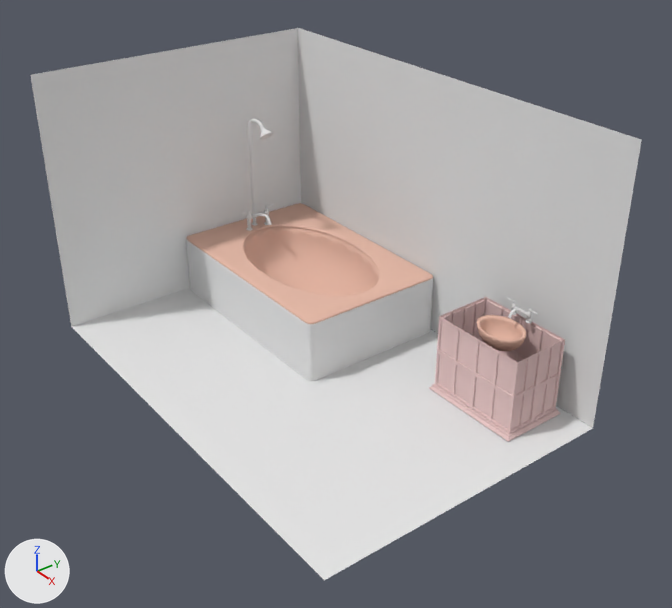
Renders of the Blender file Assets/models/floor_2/bathroom_w/bathroom02g_furniture.blend from each side of a commit.
One viewpoint serves both versions: a 50 mm camera at (20.71, -14.69, 16.99) aimed at (1.15, 0.18, 3.06). The lights are fixed; the arrows at lower left show +X, +Y and +Z.

In view in the first picture: 'Cube', 'floor', 'sink_base', 'sink_bottom_trim', 'tub_basin', 'tub_basin.001', 'tub_marble_top', 'wall_n', 'wall_w'.
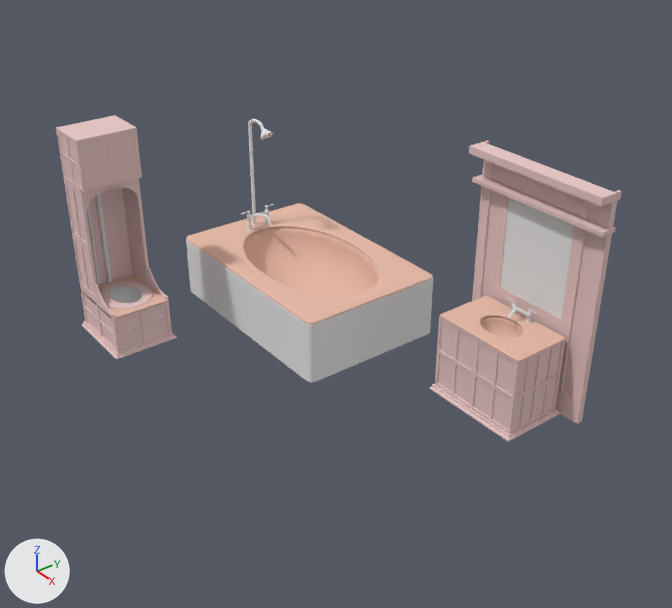
Commit message: bathroom02g_furniture: walls and floor/ceiling meshes removed

What the commit changed:
Object 'floor' (ob_floor) is deleted.
Object 'wall_w' (ob_wall_w) is deleted.
Object 'wall_n' (ob_wall_n) is deleted.
Object 'toilet_seat' (ob_toilet_seat) is now shown.
Object 'mirror' (ob_mirror) is now shown.
Object 'sink_wall_molding' (ob_sink_wall_molding) is now shown.
Object 'Plane.001' (ob_plane_001) is now shown.
Object 'toilet_tank' (ob_toilet_tank) is now shown.
Object 'side_trim_left' (ob_side_trim_left) is now shown.
Object 'base' (ob_base) is now shown.
Object 'sink_bottom_trim.001' (ob_sink_bottom_trim_001) is now shown.
Object 'side_trim_right' (ob_side_trim_right) is now shown.
Object 'toilet_stall' (ob_toilet_stall) is now shown.
Object 'stall_arch.001' (ob_stall_arch_001) is now shown.
Object 'toilet_pipe02' (ob_toilet_pipe02) is now shown.
Object 'toilet_basing' (ob_toilet_basing) is now shown.
Object 'toilet_pipe01' (ob_toilet_pipe01) is now shown.
Object 'toilet_top' (ob_toilet_top) is now shown.

Changed parts and their boxes [x1, y1, x2, y2] in the pictures (672 x 608 px):
'wall_n', deleted: before [297, 28, 642, 428]
'floor', deleted: before [72, 288, 593, 580]
'wall_w', deleted: before [30, 28, 301, 327]
'sink_wall_molding', shown: after [469, 141, 622, 424]
'toilet_stall', shown (brown): after [64, 178, 149, 304]
'mirror', shown: after [500, 198, 574, 319]
'toilet_tank', shown: after [56, 115, 142, 192]
'Plane.001', shown (beige): after [440, 296, 565, 362]
'base', shown: after [80, 289, 172, 353]
'toilet_seat', shown: after [100, 281, 153, 309]
'toilet_top', shown (beige): after [98, 274, 169, 319]
'sink_bottom_trim.001', shown: after [82, 321, 177, 359]
'toilet_basing', shown: after [110, 286, 142, 303]
'toilet_pipe01', shown: after [96, 194, 112, 282]
'stall_arch.001', shown: after [84, 182, 138, 211]
'toilet_pipe02', shown: after [87, 204, 100, 285]
'side_trim_left', shown: after [94, 284, 115, 319]
'side_trim_right', shown: after [147, 268, 168, 302]
